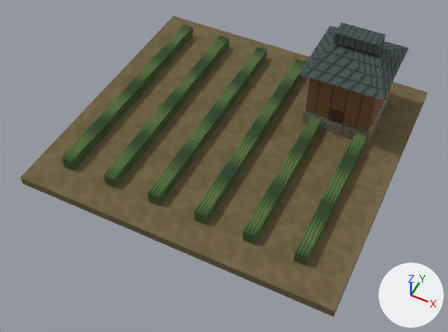
One commit to the glTF model app/src/main/assets/3d/field/domestic-FARM-3-lod2.glb: the scene before it, then after it.
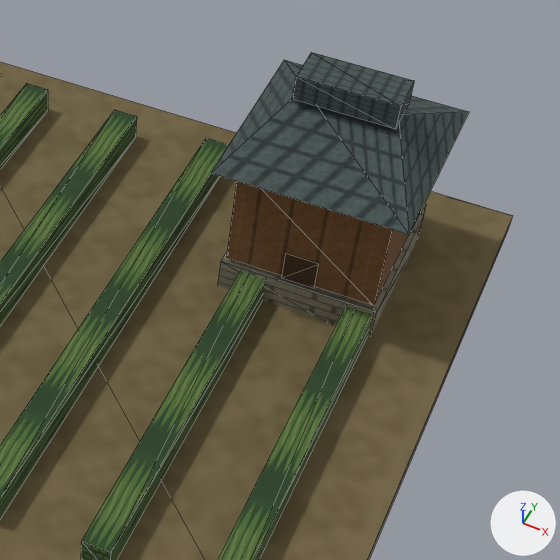
Each version appears first whole from a 50 mm camera at (0.512, -1.105, 1.245) aimed at (0.026, -0.133, 0.031), and next in a close-up on the part from 47% to 100% of the width and 0% to 72% of the height. Lighting does not change. The marker at lower right points along +X, +Y and +Z. The last two pictures show the newer version. The close-ups show mesh edges as thin lines. Vertices at exactly the same position are counted once.
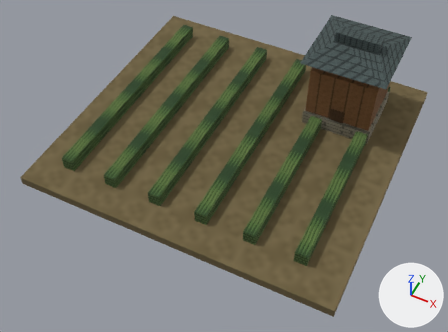
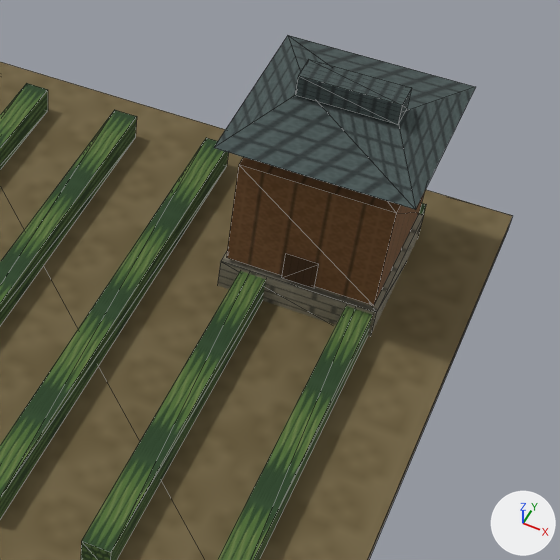
Pixel boxes (x1, y1, x2, y2) of what changed, in the close-ups (560 x 560 px; the box of a moved part takes in the faces that stretch with it):
```json
{"object": "Mesh_0", "change": "reshaped", "before": [0, 52, 512, 560], "after": [0, 35, 512, 560]}
{"part": 1, "of": "me_mesh_0", "change": "moved or reshaped", "before": [292, 52, 414, 129], "after": [295, 59, 411, 125]}
{"part": 2, "of": "me_mesh_0", "change": "moved or reshaped", "before": [211, 60, 469, 235], "after": [214, 35, 476, 210]}
```

The change, as JSON lines over the scene's bpy script:
```json
{"block": "me_mesh_0", "where": "# used by ob_mesh_0; location = (0.0, 0.0, 0.0)"}
{"block": "me_mesh_0", "where": "# before: 64 (0.127, 0.327, 0.21) at pixel (284, 59), 65 (0.352, 0.327, 0.21) at pixel (469, 111), 68 (0.352, 0.093, 0.21) at pixel (409, 234), 69 (0.127, 0.093, 0.21) at pixel (210, 173)"}
{"op": "remove", "block": "me_mesh_0", "code": "me_mesh_0.from_pydata(...)  # 90 vertices, 108 faces; spans x -0.43..0.43, y -0.4..0.4, z 0.0..0.296"}
{"op": "add", "block": "me_mesh_0", "code": "me_mesh_0.from_pydata(...)  # 90 vertices, 108 faces; spans x -0.43..0.43, y -0.4..0.4, z 0.0..0.292"}
{"block": "me_mesh_0", "change": "me_mesh_0 part 1: the loose piece of 8 vertices spanning x 0.182..0.299, y 0.185..0.235, z 0.266..0.296 is scaled about its middle by (1, 0.68, 0.867), then moved by (0.0, 0.0, -0.002)"}
{"block": "me_mesh_0", "change": "me_mesh_0 part 2"}
{"op": "add", "block": "me_mesh_0", "code": "for i in [64, 65, 68, 69]: me_mesh_0.vertices[i].co += Vector((0.0, 0.0, 0.035))"}
{"op": "set", "path": "me_mesh_0.vertices[66].co", "old": "(0.294, 0.21, 0.266)", "new": "(0.292, 0.21, 0.266)"}
{"op": "set", "path": "me_mesh_0.vertices[67].co", "old": "(0.186, 0.21, 0.266)", "new": "(0.188, 0.21, 0.266)"}
```
